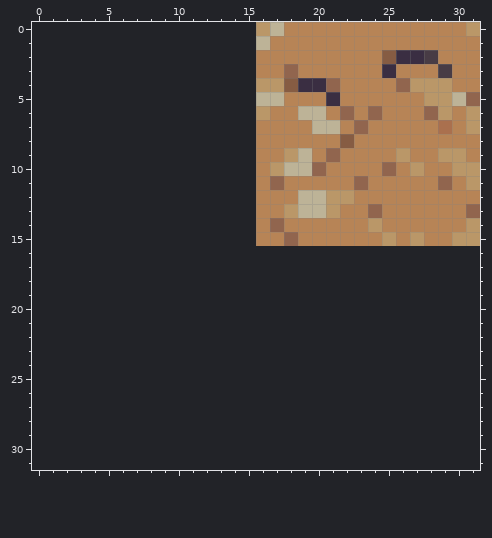
Pixel-art file: Assets/Sprites/DesertTile2.aseprite. That is the earlier state.
16x16 pixels, 1 frame. Colours within 5 levels of each other are drawn and written as one. The old version is drawn lined up with the new one, on the new canvas.
New version:
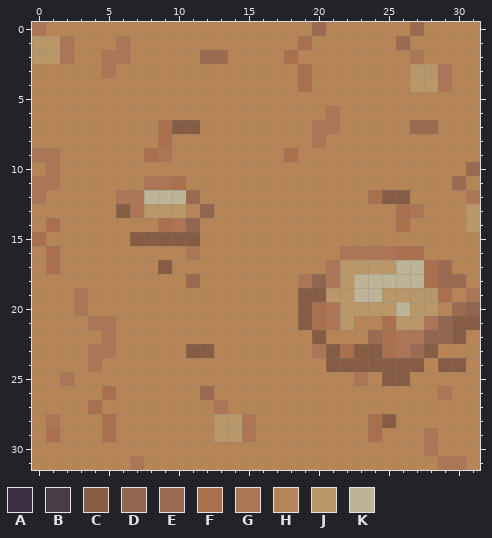
Palette (. is transparent): A #3a2e42  B #483c45  C #865c43  D #91654e  E #9b6a50  F #aa704e  G #ac7656  H #b78456  J #ba9768  K #bdb397
Edits made:
canvas 16x16 -> 32x32, the old top-left corner now at 16,0
y 0: x 0..17 ................JK -> GHHHHHHHHHHHHHHHHH; x 20 H -> E; x 27 H -> E; x 31 J -> H
y 1: x 0..16 ................K -> JJGHHHGHHHHHHHHHH; x 19 H -> F; x 26 H -> E
y 2: x 0..15 ................ -> JJGHHGGHHHHHEEHH; x 18 H -> F; x 25..28 CAAB -> HHGH
y 3: x 0..15 ................ -> HHHHHGHHHHHHHHHH; x 18..19 DH -> HF; x 25 A -> H; x 27..29 HHB -> JJG
y 4: x 0..21 ................JJCAAD -> HHHHHHHHHHHHHHHHHHHFHH; x 26 D -> H; x 29 J -> G
y 5: x 0..17 ................KK -> HHHHHHHHHHHHHHHHHH; x 21 A -> H; x 28..31 JJKD -> HHHH
y 6: x 0..16 ................J -> HHHHHHHHHHHHHHHHH; x 19..22 KKHD -> HHGH; x 24 D -> H; x 28..29 DJ -> HH; x 31 J -> H
y 7: x 0..15 ................ -> HHHHHHHHHFCCHHHH; x 20..21 KK -> GG; x 23 D -> H; x 27..29 HHF -> EEH; x 31 J -> H
y 8: x 0..15 ................ -> HHHHHHHHHFHHHHHH; x 20 H -> G; x 22 C -> H
y 9: x 0..15 ................ -> GGHHHHHHFGHHHHHH; x 18..19 JK -> FH; x 21 D -> H; x 26 J -> H; x 29..30 JJ -> HH
y 10: x 0..15 ................ -> HGHHHHHHHHHHHHHH; x 17..20 JKKD -> HHHH; x 25 D -> H; x 27 J -> H; x 30..31 JJ -> HE
y 11: x 0..15 ................ -> GGHHHHHHGGFHHHHH; x 17 D -> H; x 23 D -> H; x 29..31 DHJ -> HEH
y 12: x 0..15 ................ -> GHHHHHGGKKKEHHHH; x 19..22 KKJJ -> HHHH; x 24..26 HHH -> FCC; x 31 H -> G
y 13: x 0..15 ................ -> HHHHHHCGJJJHDHHH; x 18..21 JKKJ -> HHHH; x 24 D -> H; x 26..27 HH -> FG; x 31 D -> J
y 14: x 0..15 ................ -> HFHHHHHHHFGDHHHH; x 17 D -> H; x 24 J -> H; x 26 H -> F
y 15: x 0..15 ................ -> FHHHHHHCCCCCHHHH; x 18 D -> H; x 25 J -> H; x 27 J -> H; x 30..31 JJ -> HH
y 16: x 0..31 ................................ -> HFHHHHHHHHHGHHHHHHHHHHGGGGFFHHHH
y 17: x 0..31 ................................ -> HFHHHHHHHCHHHHHHHHHHHGJJJJKKFEHH
y 18: x 0..31 ................................ -> HHHHHHHHHHHEHHHHHHHGDGJKKKKKFEEH
y 19: x 0..31 ................................ -> HHHGHHHHHHHHHHHHHHHCCJJKKJJJJFHG
y 20: x 0..31 ................................ -> HHHGHHHHHHHHHHHHHHHCFGJJJJKJJHED
y 21: x 0..31 ................................ -> HHHHGGHHHHHHHHHHHHHCFGJHHFJJGDCC
y 22: x 0..31 ................................ -> HHHHHGHHHHHHHHHHHHHHCHHHEFGGDDCH
y 23: x 0..31 ................................ -> HHHHGGHHHHHCCHHHHHHHGCFCCFGECHHH
y 24: x 0..31 ................................ -> HHHHGHHHHHHHHHHHHHHHHCCCCCCCHCCH
y 25: x 0..31 ................................ -> HHGHHHHHHHHHHHHHHHHHHHHGHCCHHHHH
y 26: x 0..31 ................................ -> HHHHHFHHHHHHEHHHHHHHHHHHHHHHHGHH
y 27: x 0..31 ................................ -> HHHHFHHHHHHHHGHHHHHHHHHHHHHHHHHH
y 28: x 0..31 ................................ -> HGHHHFHHHHHHHJJGHHHHHHHHFCHHHHHH
y 29: x 0..31 ................................ -> HFHHHFHHHHHHHJJGHHHHHHHHFHHHGHHH
y 30: x 0..31 ................................ -> HHHHHHHHHHHHHHHHHHHHHHHHHHHHGHHH
y 31: x 0..31 ................................ -> HHHHHHHGHHHHHHHHHHHHHHHHHHHHHGGH
Where, in picture pixels (left, top, right, bottom), the same in both pictures:
changed: (32, 22, 480, 470)
